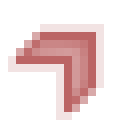
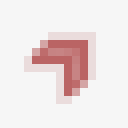
Revision of a layered 128x128 image; what changed, layer by layer:
painted on "arrow" over [8, 24, 104, 120]
showed "bg" over [0, 0, 128, 128]
